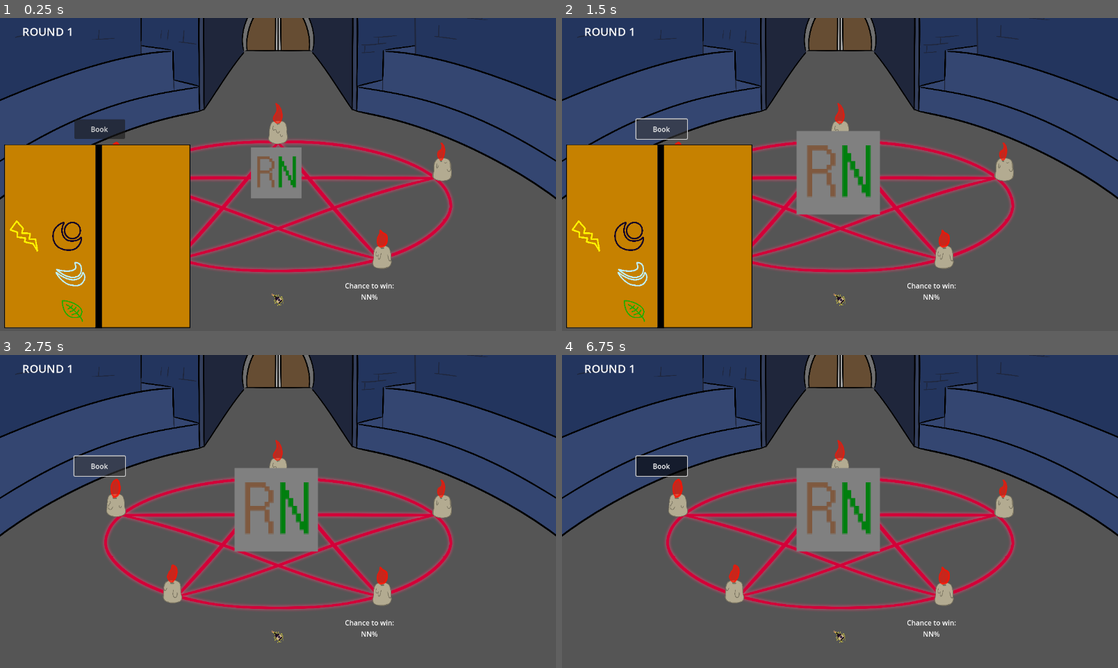
Above: before the commit, frames 1-4 (two rows, left to right).
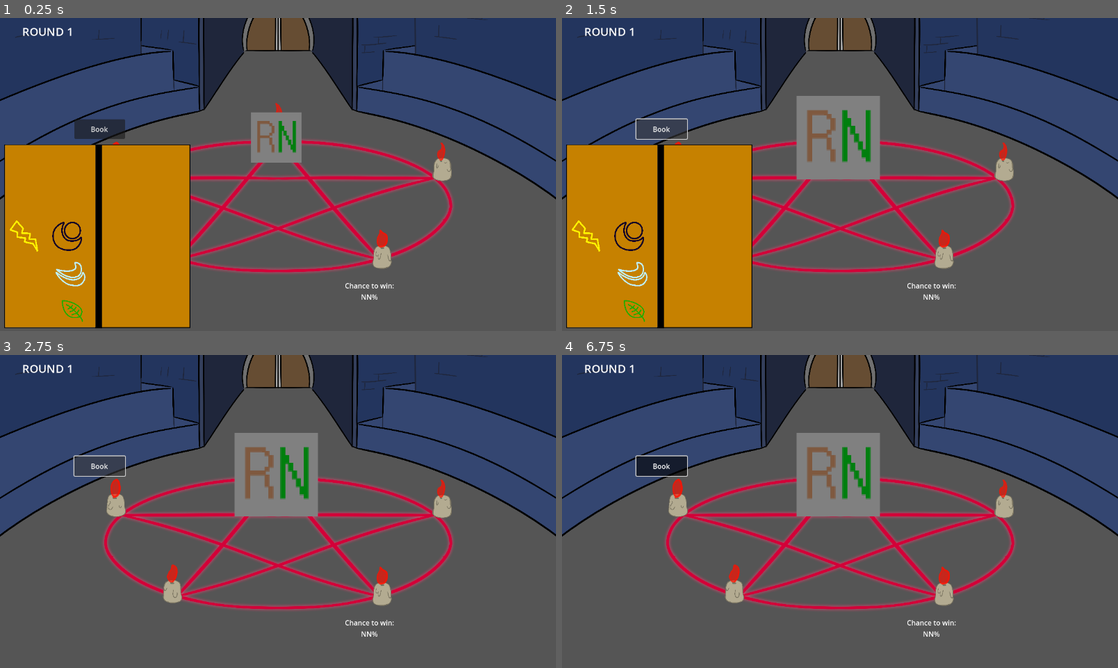
Above: after the commit, the same moments.

Repository: DigiDuncan/DPNJam1
Game: Godot game, scene res://main.tscn
The game is run twice, just before and just after one commit, with the same random seed, the same clock (stepped at 60 frames per second) and the same inputs.
Inputs (mouse positions are in pixels of both pictures, inside the frame that each line leads up to):
- Up to frame 1 (0.25 s): no input
- Up to frame 2 (1.5 s): click "Book" at 0.5 s; click "Book" at 1.25 s
- Up to frame 3 (2.75 s): click "Book" at 2 s
- Up to frame 4 (6.75 s): tap Enter at 2.75, 4.25, 5.75 s; move the mouse to (962, 495) at 2.77 s; click (962, 495) at 2.92 s; tap Space at 3.5, 5, 6.5 s; move the mouse to (728, 527) at 3.52 s; click (728, 527) at 3.67 s; move the mouse to (895, 442) at 4.27 s; click (895, 442) at 4.42 s; move the mouse to (812, 574) at 5.02 s; click (812, 574) at 5.17 s; move the mouse to (1006, 558) at 5.77 s; click (1006, 558) at 5.92 s; move the mouse to (673, 464) at 6.52 s; click (673, 464) at 6.67 s

The runs differ from the first frame. In frame 1, 2.2% of the frame differs, in the area x 45-55%, y 30-92%; in frame 2, 4.1%, in the area x 42-58%, y 24-92%; in frame 3, 4.1%; in frame 4, 4.1%.

Commit message:
savestate

Diff:
--- a/main.tscn
+++ b/main.tscn
@@ -125,6 +125,30 @@
 "update": 0,
 "values": [Vector2(3, 3), Vector2(3, 3), Vector2(0.3, 0.3)]
 }
+tracks/2/type = "value"
+tracks/2/imported = false
+tracks/2/enabled = true
+tracks/2/path = NodePath("Monsters/AllyMonster:position")
+tracks/2/interp = 1
+tracks/2/loop_wrap = true
+tracks/2/keys = {
+"times": PackedFloat32Array(),
+"transitions": PackedFloat32Array(),
+"update": 0,
+"values": []
+}
+tracks/3/type = "value"
+tracks/3/imported = false
+tracks/3/enabled = true
+tracks/3/path = NodePath("Monsters/AllyMonster:scale")
+tracks/3/interp = 1
+tracks/3/loop_wrap = true
+tracks/3/keys = {
+"times": PackedFloat32Array(),
+"transitions": PackedFloat32Array(),
+"update": 0,
+"values": []
+}
 
 [sub_resource type="Animation" id="Animation_dcngd"]
 resource_name = "EnemyGrow"
@@ -492,27 +516,28 @@
 
 [node name="EnemyMonster" type="Sprite2D" parent="Monsters"]
 texture_filter = 1
-position = Vector2(636, 356.176)
-scale = Vector2(0.3, 0.3)
+position = Vector2(636, 275)
+scale = Vector2(3, 3)
 texture = ExtResource("13_ot1gd")
 hframes = 10
 vframes = 10
-frame = 36
+frame = 99
 script = ExtResource("14_x2cdo")
-primary_type = 3
-secondary_type = 6
+primary_type = 9
+secondary_type = 9
 
 [node name="AllyMonster" type="Sprite2D" parent="Monsters"]
+visible = false
 texture_filter = 1
 material = SubResource("ShaderMaterial_y4ps2")
-position = Vector2(639, 648)
-scale = Vector2(-0.5, 0.5)
+scale = Vector2(1e-05, 1e-05)
 texture = ExtResource("13_ot1gd")
 hframes = 10
 vframes = 10
-frame = 60
+frame = 96
 script = ExtResource("14_x2cdo")
-primary_type = 6
+primary_type = 9
+secondary_type = 6
 
 [node name="AnimationPlayer" type="AnimationPlayer" parent="."]
 libraries = {
